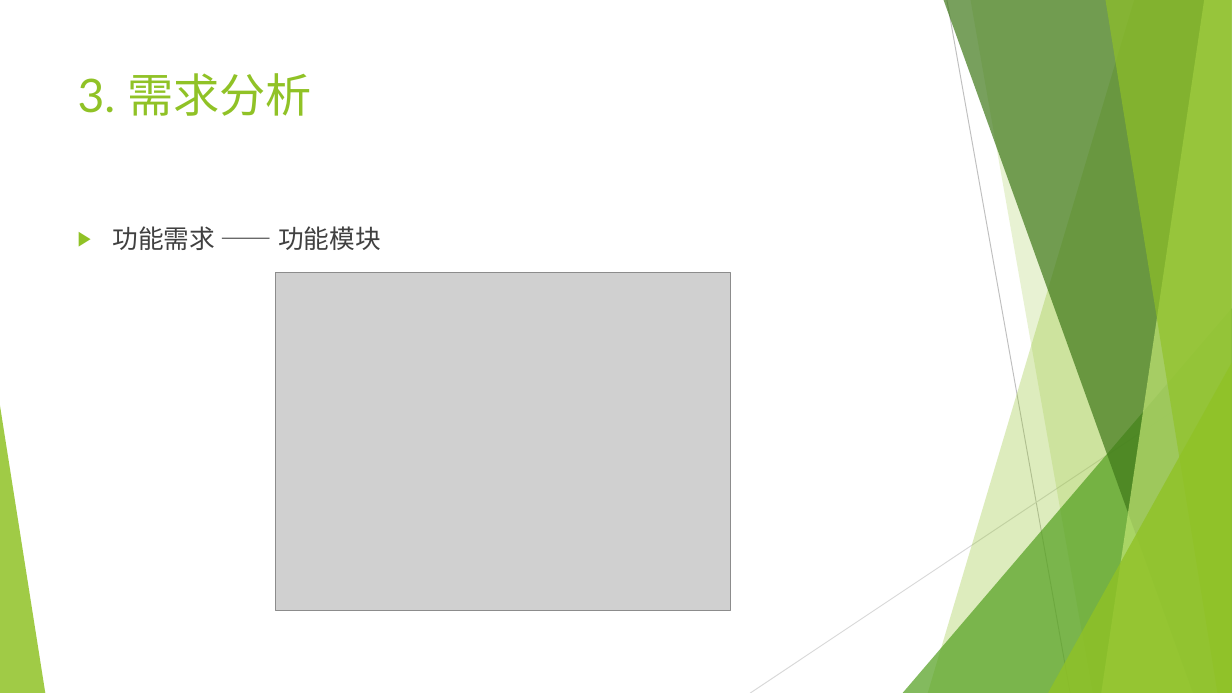
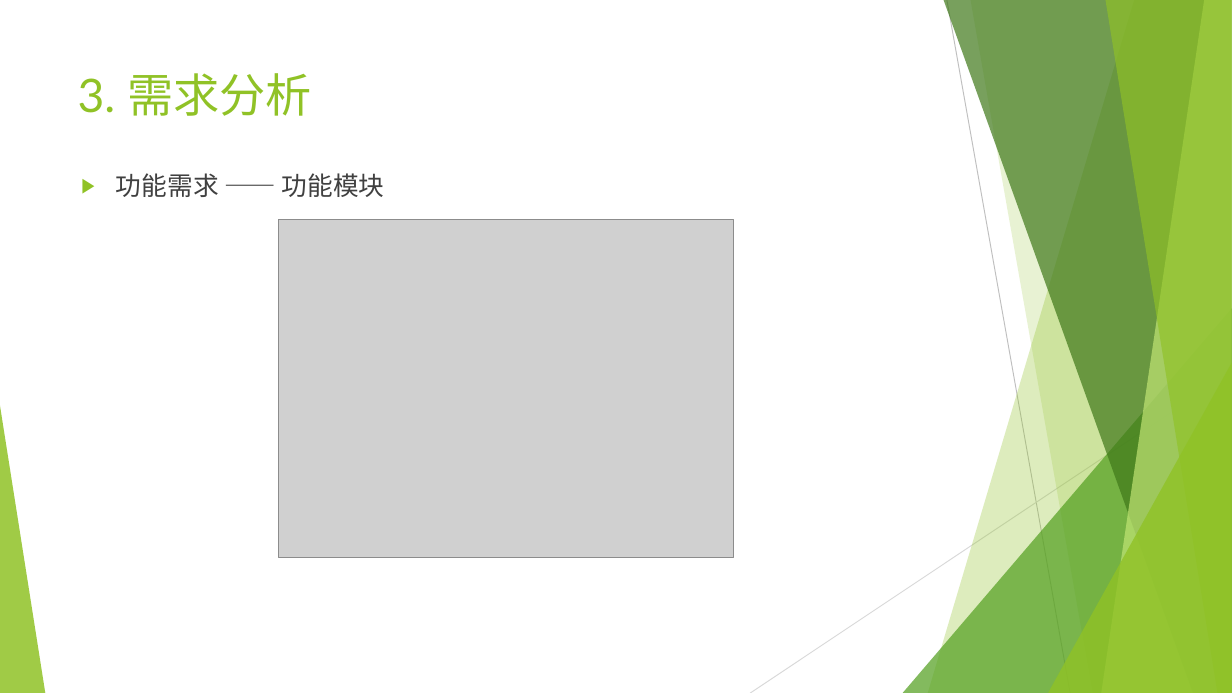
Before and after one commit to mmmmmmiracle/SE_project, a slide deck: slide 7 of doc/SE_project.pptx (slide 8 before the commit). Drawn at 1232x693 pixels with LibreOffice and Linux fonts; fonts in the diff are those of the drawing; grey boxes stand for pictures. Boxes give left, top, right and bottom in pixels: in the first picture for what was removed or moved away, otherwise in the second. Text is boxed around its words. In the diff, an @@ line names an element or a change of style, - is before the commit and + after.

```diff
--- a/doc/SE_project.pptx
+++ b/doc/SE_project.pptx
@@ text "功能需求 —— 功能模块": place and size @@
-text "功能需求 —— 功能模块" at box(112, 226, 381, 250)
+text "功能需求 —— 功能模块" at box(116, 173, 385, 197)
@@ picture: place and size @@
-picture at box(275, 273, 731, 611)
+picture at box(279, 220, 735, 558)
```
Also in this commit, not shown: 13 other slides changed, 14 slides added, 3 slides removed, 4 other files.
